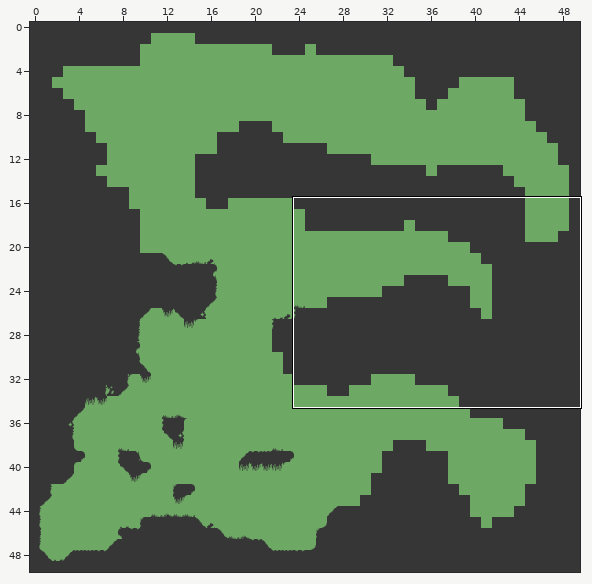
One commit to this Tiled map: level.tmx. Above: a wide view before the commit, with the close-up outlined.
Close-up. Before:
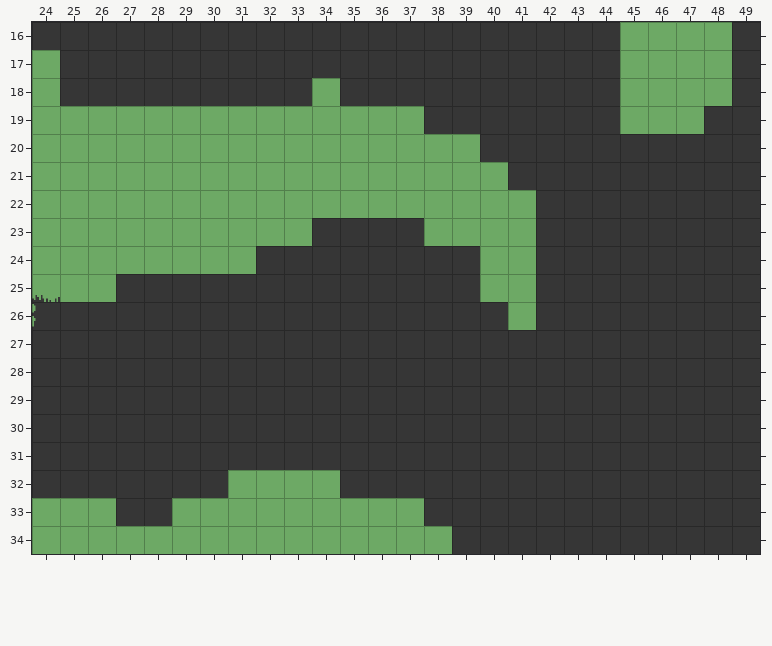
Cells are 32x32 px. Shown: x 24..49, y 16..34. The commit also changed other parts of the map, which this record leaves out.
The same view after the edit:
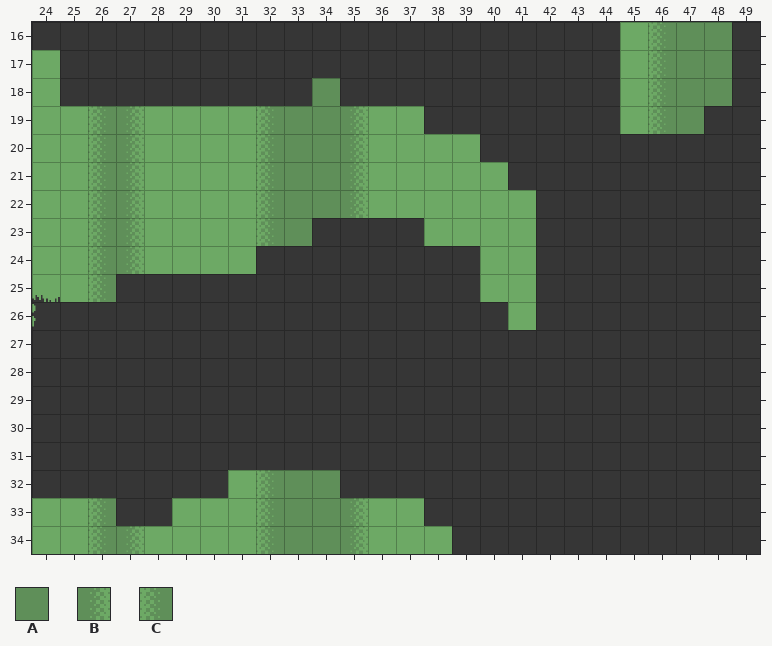
Key: from "mininicular": A 56, B 57, C 59.
_ is an empty cell.
Tiles of an added or newly shown layer are drawn over the layers below it.
Diff:
Layer "Background" (added):
There is now tile A in rows 16 to 17 at x 47 to 48; in row 18 at x 34 and 47 to 48; in row 19 at x 33 to 34 and 47; in rows 20 to 22 at x 33 to 34; in row 23 at x 33; in rows 32 to 34 at x 33 to 34.
There is now tile B in rows 19 to 22 at x 27 and 35; in rows 23 to 24 at x 27; in row 33 at x 35; in row 34 at x 27 and 35.
There is now tile C in rows 16 to 18 at x 46; in row 19 at x 26, 32 and 46; in rows 20 to 23 at x 26 and 32; in rows 24 to 25 at x 26; in row 32 at x 32; in rows 33 to 34 at x 26 and 32.
Changed places in both close-ups, as pixel boxes (x1, y1, x2, y2):
added: (648, 22, 732, 134)
added: (256, 78, 368, 246)
added: (88, 106, 144, 302)
added: (256, 470, 368, 554)
added: (88, 498, 144, 554)
